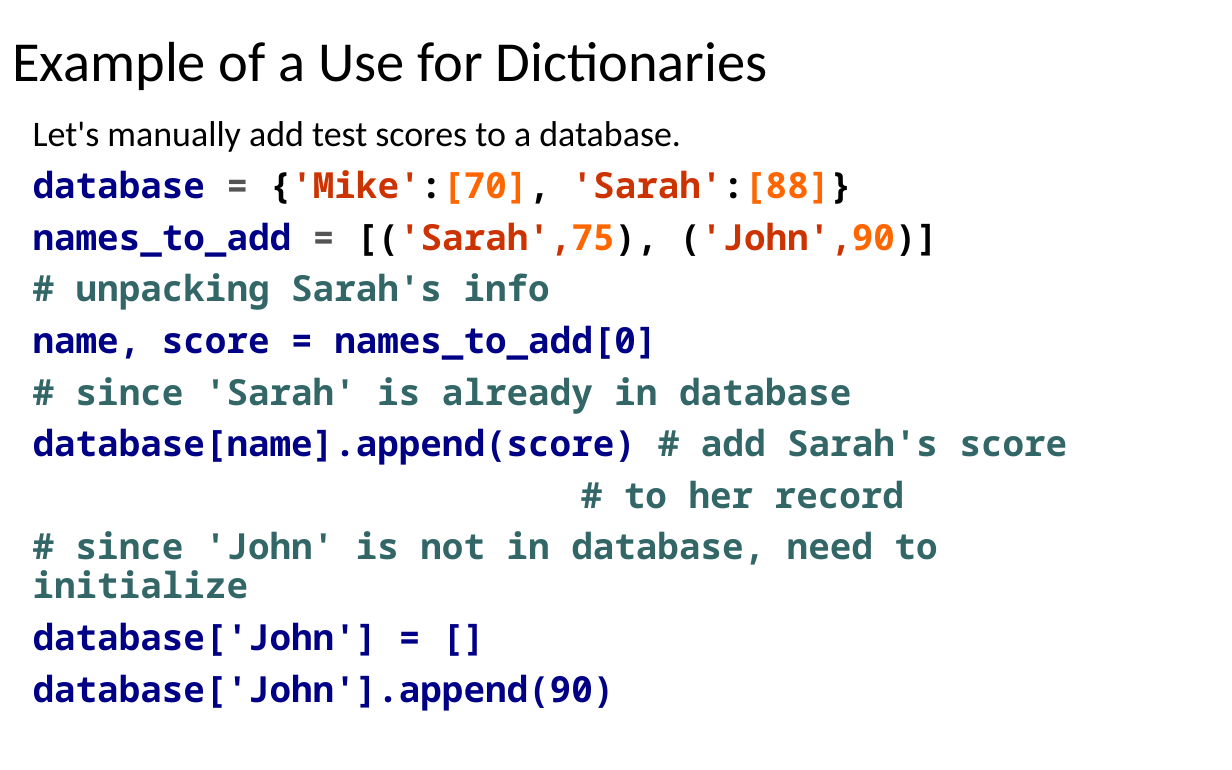
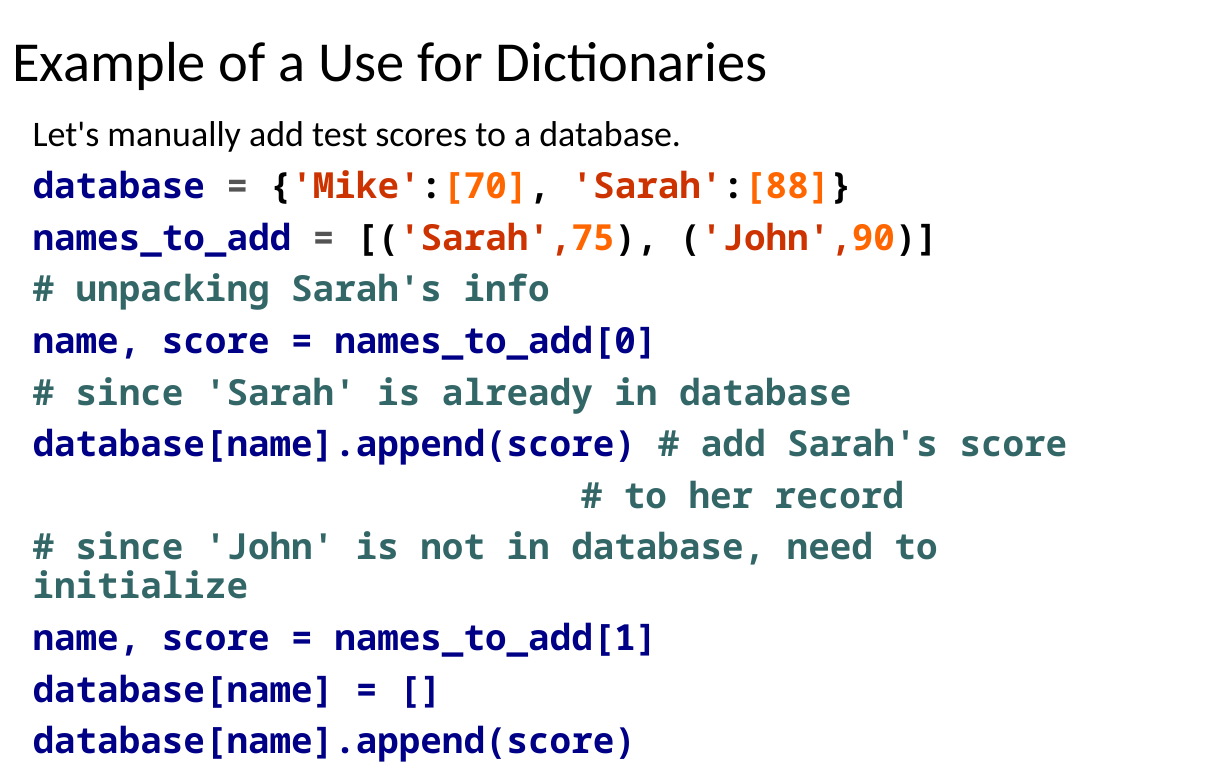
Before and after one commit to LongBaoNguyen/longbaonguyen.github.io, a slide deck: slide 26 of courses/apcsp/lect9.pptx. Drawn at 1232x770 pixels with LibreOffice and Linux fonts; fonts in the diff are those of the drawing. Boxes give left, top, right and bottom in pixels: in the first picture for what was removed or moved away, otherwise in the second. Text is boxed around its words. In the diff, an @@ line names an element or a change of style, - is before the commit and + after.

```diff
--- a/courses/apcsp/lect9.pptx
+++ b/courses/apcsp/lect9.pptx
@@ text at [33,622,657,762]: text changed @@
-database['John'] = []
-database['John'].append(90)
+name, score = names_to_add[1]
+database[name] = []
+database[name].append(score)
```
Also in this commit, not shown: 7 other slides changed, 38 other files.
